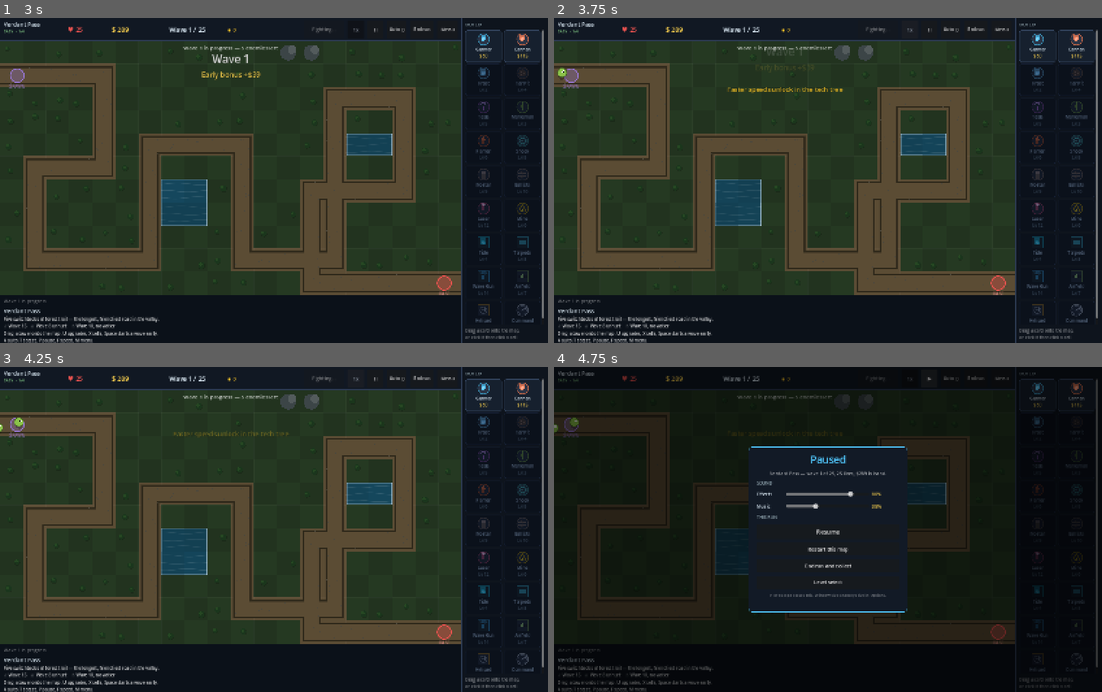
Above: before the commit, frames 1-4 (two rows, left to right).
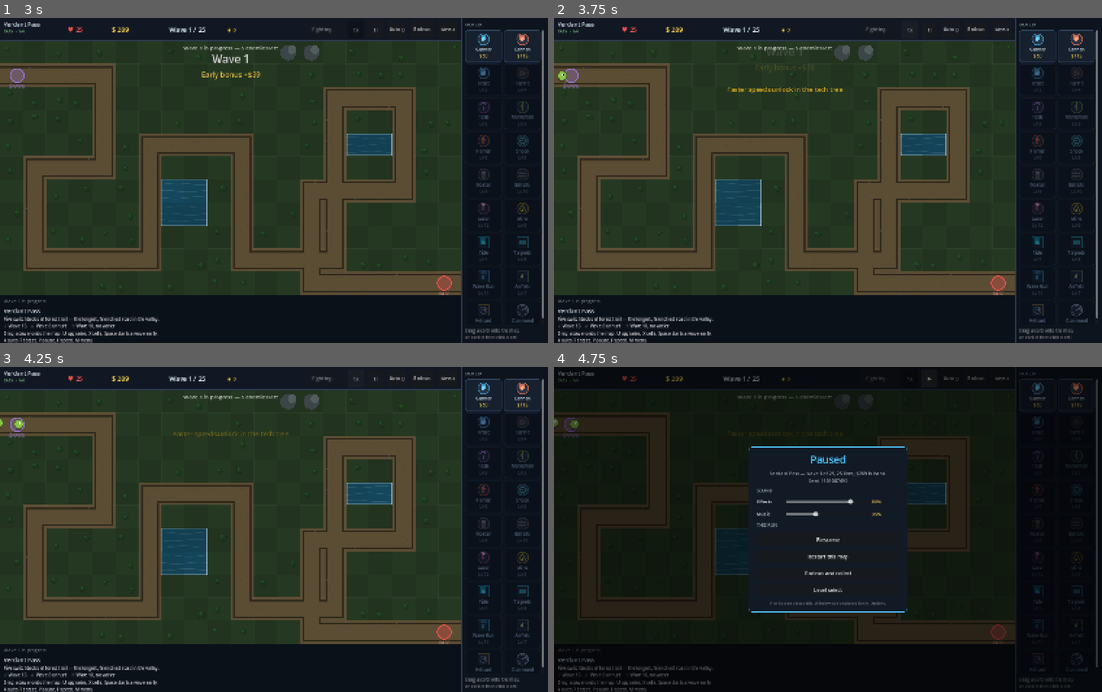
Above: after the commit, the same moments.

Repository: MichaelMIL/TD-Mania
Game: Godot game, scene res://main.tscn
Same seed, same stepped clock (60 frames per second), same inputs: the game is played once before the commit and once after it.
Inputs:
- Up to frame 1 (3 s): click "New game" at 0.5 s; click "Play" at 1.25 s; click "Play" at 2 s; click "Start Wave" at 2.75 s
- Up to frame 2 (3.75 s): click "1x" at 3.5 s
- Up to frame 3 (4.25 s): no input
- Up to frame 4 (4.75 s): click "II" at 4.25 s

Frame 1 is identical in both runs. In frame 2, less than 0.1% of the frame differs, in the area x 0-3%, y 15-20%; in frame 3, less than 0.1%; in frame 4, 1.5%, in the area x 0-61%, y 15-74%.

Commit message:
Every run has a seed, and keeps it
A run's randomness came from wherever the engine's RNG happened to be, so
a parked run resumed into a different sequence and "look what happened on
Riverfork" could not be reproduced by anyone, including the tests.

A run now draws one seed at the start, seeds the RNG from it, and carries
it in the parked state along with the handicaps it was played under -
resuming restores both, so a resumed run continues as itself rather than
as a new one. The pause menu shows the number, which is the thing to quote
when something goes wrong.

621 assertions pass.

Co-Authored-By: Claude Opus 5 (1M context) <noreply@anthropic.com>

Diff:
--- a/dev/dev_verify.gd
+++ b/dev/dev_verify.gd
@@ -215,6 +215,7 @@
 	_check_hazards()
 	_check_area_music()
 	_check_colour_access()
+	_check_run_seed()
 	_check_modifiers()
 	_check_flyers()
 	_check_board_tooltips()
@@ -2383,6 +2384,40 @@
 
 
 
+
+
+## A run's randomness comes from one number, and that number travels with
+## the run.
+func _check_run_seed() -> void:
+	check("a run has a seed", game.run_seed != 0)
+	var state: Dictionary = game._capture_run()
+	check("parking a run keeps its seed",
+			int(state.get("seed", 0)) == game.run_seed)
+	check("and the handicaps it was played under",
+			state.has("modifiers"))
+	var original: int = game.run_seed
+	game.run_seed = 12345
+	game._restore_run(state)
+	check("resuming picks the run's own seed back up",
+			game.run_seed == original)
+
+	# The seed decides what the run does: same number, same rolls.
+	seed(original)
+	var first: Array = []
+	for i in 5:
+		first.append(randi())
+	seed(original)
+	var again: Array = []
+	for i in 5:
+		again.append(randi())
+	check("the same seed plays out the same way", first == again)
+	seed(original + 1)
+	var different: Array = []
+	for i in 5:
+		different.append(randi())
+	check("and a different one does not", first != different)
+
+
 ## Colour is not the only channel: lanes have shapes, tiers have marks, the
 ## build cursor has a tick or a cross, and the palette can be swapped.
 func _check_colour_access() -> void:
--- a/scripts/game.gd
+++ b/scripts/game.gd
@@ -15,6 +15,9 @@
 var hazard: Dictionary = {}
 ## Handicaps chosen before the run started.
 var modifiers: Array = []
+## The seed every random decision in this run comes from. Saved with the
+## run and restored with it.
+var run_seed: int = 0
 
 
 func has_modifier(id: String) -> bool:
@@ -147,6 +150,11 @@
 	# Handicaps chosen on the level card. They are enforced here rather than
 	# checked afterwards, so an honest run is the only kind there is.
 	modifiers = TDData.selected_modifiers.duplicate()
+	# A run's randomness comes from one number, kept with the run, so a
+	# resumed run carries on the same way and a run can be described.
+	if run_seed == 0:
+		run_seed = randi() & 0x7fffffff
+	seed(run_seed)
 	if has_modifier("thin_lives"):
 		lives = maxi(1, lives / 2)
 	if TDData.resume_run:
@@ -1061,6 +1069,7 @@
 		"gold": gold, "lives": lives, "score": score, "leaked": leaked_total,
 		"claimed": maxi(early_claimed, wave if in_wave else early_claimed),
 		"stats": run_stats.duplicate(true), "towers": towers,
+		"seed": run_seed, "modifiers": modifiers.duplicate(),
 	}
 
 
@@ -1069,6 +1078,12 @@
 	support_towers.clear()
 	if state.is_empty():
 		return
+	# Pick the run's randomness back up where it was left, and keep the
+	# handicaps it was played under rather than whatever is ticked now.
+	run_seed = int(state.get("seed", run_seed))
+	seed(run_seed)
+	if state.has("modifiers"):
+		modifiers = (state["modifiers"] as Array).duplicate()
 	wave = int(state.get("wave", 0))
 	gold = int(state.get("gold", gold))
 	lives = int(state.get("lives", lives))
--- a/scripts/pause_menu.gd
+++ b/scripts/pause_menu.gd
@@ -195,6 +195,6 @@
 	music_value.text = "%d%%" % int(round(Progress.volume("music") * 100.0))
 	if game == null or not is_instance_valid(game):
 		return
-	lbl_state.text = "%s — wave %d of %d, %d lives, $%d in hand." % [
+	lbl_state.text = "%s — wave %d of %d, %d lives, $%d in hand.\nSeed %d" % [
 		game.level_def["name"], maxi(1, game.wave),
-		TDData.clear_wave(game.level_def), game.lives, game.gold]
+		TDData.clear_wave(game.level_def), game.lives, game.gold, game.run_seed]
